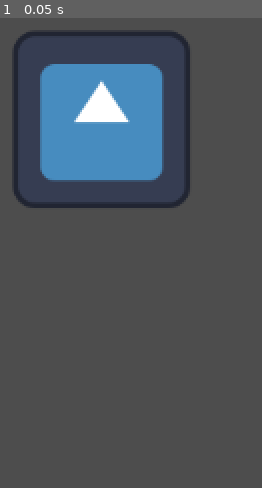
Above: before the commit, frame 1.
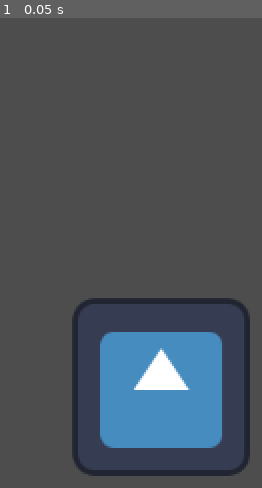
Above: after the commit, the same moment.

Repository: mgrispino/Marcel-Labs
Game: Godot game, scene res://my_first_scene.tscn
The game is run twice, just before and just after one commit, with the same random seed, the same clock (stepped at 60 frames per second) and the same inputs. The engine's default icon, where the game draws it, is replaced by a stand-in: a white triangle on a blue panel in a dark square.
Inputs:
- Up to frame 1 (0.05 s): no input

The runs differ from the first frame. In frame 1, 30% of the frame differs, in the area x 4-96%, y 2-98%.

Commit message:
Update my_first_scene.tscn

Diff:
--- a/lab1/my_first_scene.tscn
+++ b/lab1/my_first_scene.tscn
@@ -1,7 +1,21 @@
-[gd_scene load_steps=2 format=3 uid="uid://724m44rl8l4c"]
+[gd_scene load_steps=3 format=3 uid="uid://724m44rl8l4c"]
 
 [ext_resource type="Texture2D" uid="uid://s1iegh4d3s8w" path="res://images/icon.svg" id="1_6ru1u"]
+[ext_resource type="Texture2D" uid="uid://canj276t8dn0o" path="res://images/panda.png" id="2_v4oxm"]
 
 [node name="Icon" type="Sprite2D"]
-position = Vector2(663, 248)
+position = Vector2(706, 441)
 texture = ExtResource("1_6ru1u")
+
+[node name="Panda" type="Sprite2D" parent="."]
+position = Vector2(195, 887)
+texture = ExtResource("2_v4oxm")
+
+[node name="Panda2" type="Sprite2D" parent="."]
+position = Vector2(1815, 371)
+texture = ExtResource("2_v4oxm")
+
+[node name="Sprite2D" type="Sprite2D" parent="Panda2"]
+position = Vector2(-664, 173)
+scale = Vector2(0.518557, 0.455043)
+texture = ExtResource("2_v4oxm")
